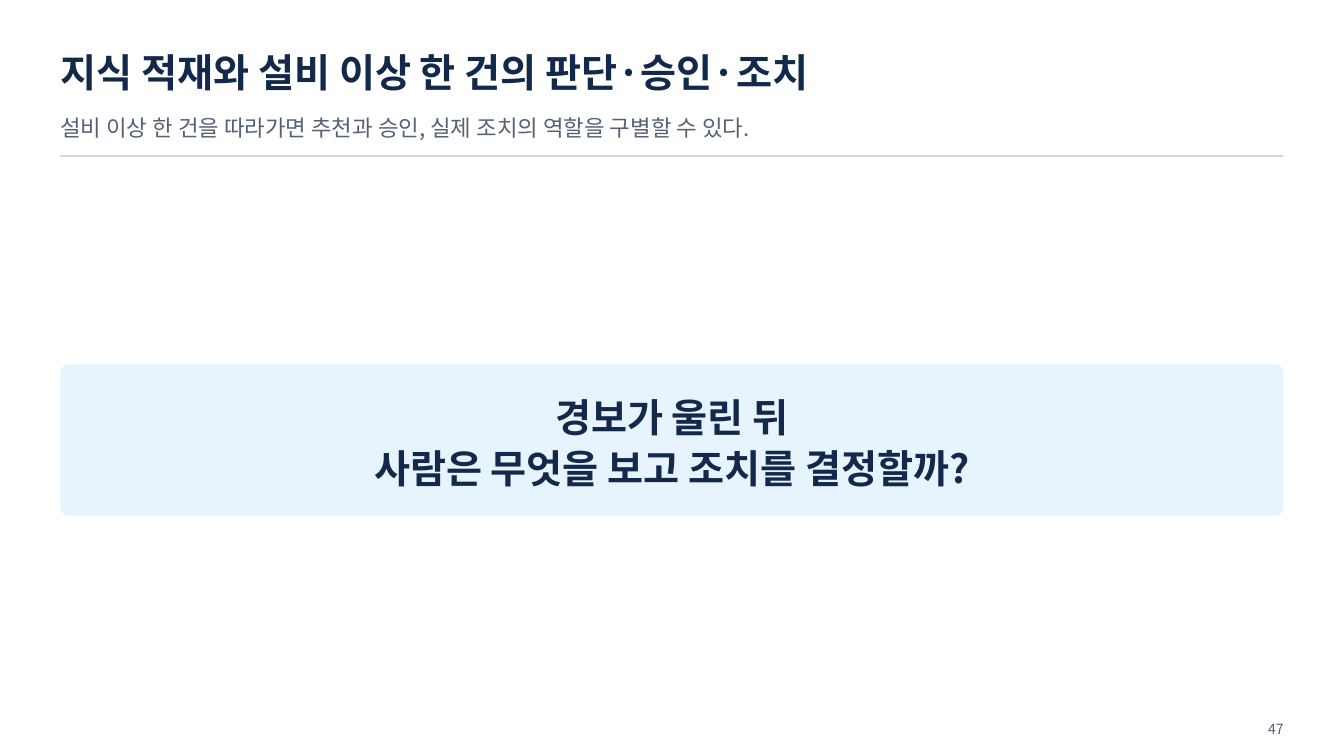
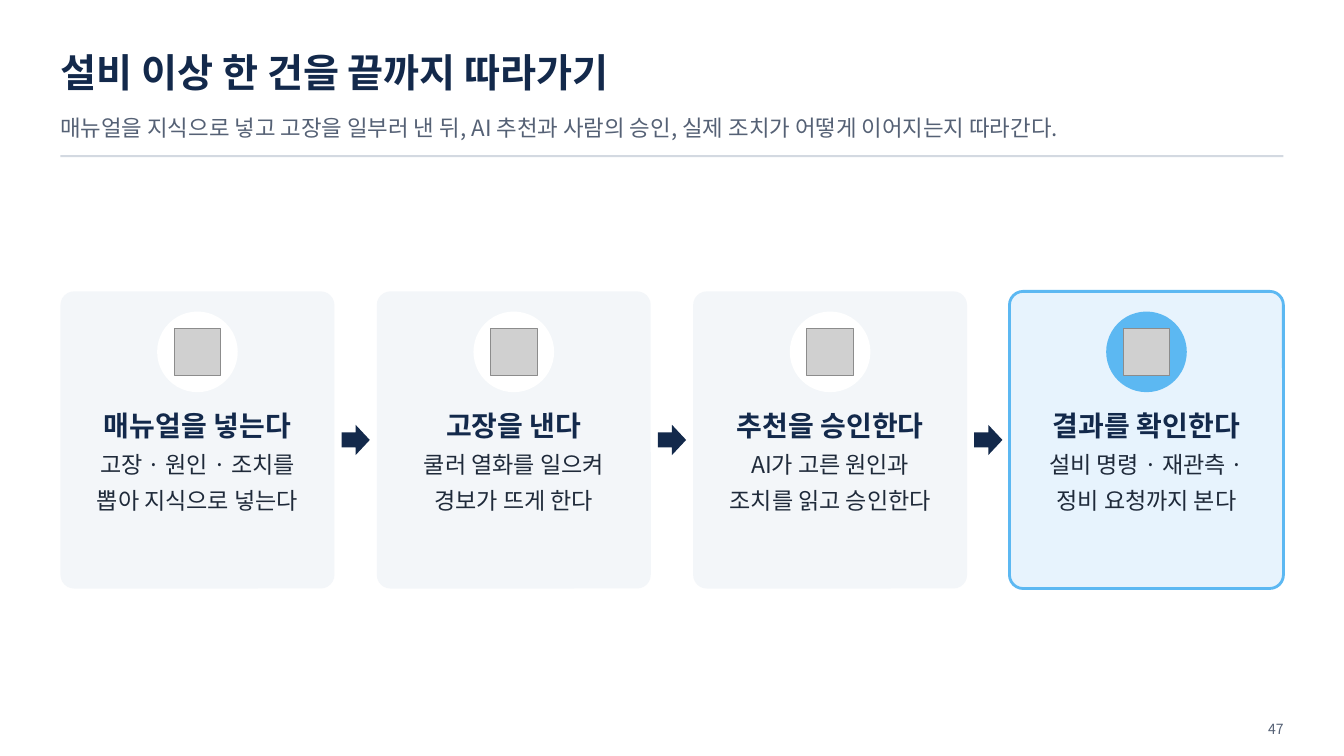
Before and after one commit to uengine-oss/hyd-iot-edu, a slide deck: slide 47 of workspace/강의제작/산출물/통합반/이론/01회차/통합반_01일차.pptx. Drawn at 1344x756 pixels with LibreOffice and Linux fonts; fonts in the diff are those of the drawing; grey boxes stand for pictures. Boxes give left, top, right and bottom in pixels: in the first picture for what was removed or moved away, otherwise in the second. Text is boxed around its words. In the diff, an @@ line names an element or a change of style, - is before the commit and + after.

Commit message:
1회차 이론 덱 01 · 02 · 03편 마무리와 다른 계정 인계: 02편 적대적 검토 15건 반영(사용자 「다 고쳐」 — 관제 자리 · MQTT 방향 · 화면에 없던 말 · 같은 꼴 반복, 새 삽화 5), 03편 재편 「온톨로지란 무엇이고 왜 필요한가」(앞다리 뺌, 무엇 5 · 왜 3 · 쓰이는 법 5 · 있으면 4, 검토 20건 반영, 새 삽화), 덱 87 → 74장 · 확정 PPTX 같은 판(장빼기 · 장교체 · 쪽번호맞춤 · 노트주입), 02편 대본 새 판, 01편 대본 1장 유압 설비 이름만. 지침 대본 S-4(풀 자리 먼저 정하기 · 한 마디 되짚기) · 덱 자료(장 수 바뀌는 고침), 도구 장구간교체 · 장빼기 · 쪽번호맞춤, 작업 폴더를 커밋되는 근거 폴더로(인계). 03편 대본은 옛 판 — 다음 세션이 새로 씀

```diff
--- a/workspace/강의제작/산출물/통합반/이론/01회차/통합반_01일차.pptx
+++ b/workspace/강의제작/산출물/통합반/이론/01회차/통합반_01일차.pptx
@@ text at (x1=60, y1=54, x2=609, y2=91): text changed @@
-지식 적재와 설비 이상 한 건의 판단·승인·조치
+설비 이상 한 건을 끝까지 따라가기
@@ text at (x1=60, y1=117, x2=1058, y2=140): text changed @@
-설비 이상 한 건을 따라가면 추천과 승인, 실제 조치의 역할을 구별할 수 있다.
+매뉴얼을 지식으로 넣고 고장을 일부러 낸 뒤, AI 추천과 사람의 승인, 실제 조치가 어떻게 이어지는지 따라간다.
@@ rounded rectangle resized from (x1=60, y1=365, x2=1284, y2=516) to (x1=60, y1=291, x2=335, y2=589) @@
@@ rounded rectangle at (x1=60, y1=291, x2=335, y2=589): fill #E7F3FD to #F3F6F9 @@
@@ rounded rectangle added at (x1=377, y1=291, x2=651, y2=589), fill #F3F6F9 @@
@@ rounded rectangle added at (x1=694, y1=291, x2=968, y2=589), fill #F3F6F9 @@
@@ rounded rectangle added at (x1=1009, y1=291, x2=1284, y2=589), fill #E7F3FD, outline #5CB8F2 2 pt @@
@@ ellipse added at (x1=157, y1=312, x2=238, y2=392), fill #FFFFFF @@
@@ picture added at (x1=174, y1=329, x2=221, y2=375) @@
@@ ellipse added at (x1=474, y1=312, x2=555, y2=392), fill #FFFFFF @@
@@ picture added at (x1=491, y1=329, x2=537, y2=375) @@
@@ ellipse added at (x1=790, y1=312, x2=871, y2=392), fill #FFFFFF @@
@@ picture added at (x1=807, y1=329, x2=853, y2=375) @@
@@ ellipse added at (x1=1106, y1=312, x2=1187, y2=392), fill #5CB8F2 @@
@@ picture added at (x1=1123, y1=329, x2=1170, y2=375) @@
@@ text added at (x1=97, y1=412, x2=298, y2=511), 16.5 pt, text #1F2A3A @@
+매뉴얼을 넣는다
+고장 · 원인 · 조치를
+뽑아 지식으로 넣는다
@@ text removed at (x1=374, y1=399, x2=970, y2=487) @@
-경보가 울린 뒤
-사람은 무엇을 보고 조치를 결정할까?
@@ text added at (x1=424, y1=412, x2=604, y2=511), 16.5 pt, text #1F2A3A @@
+고장을 낸다
+쿨러 열화를 일으켜
+경보가 뜨게 한다
@@ text added at (x1=730, y1=412, x2=931, y2=511), 16.5 pt, text #1F2A3A @@
+추천을 승인한다
+AI가 고른 원인과
+조치를 읽고 승인한다
@@ text added at (x1=1049, y1=412, x2=1240, y2=511), 16.5 pt, text #1F2A3A @@
+결과를 확인한다
+설비 명령 · 재관측 ·
+정비 요청까지 본다
@@ right arrow added at (x1=342, y1=424, x2=370, y2=455), fill #13294B @@
@@ right arrow added at (x1=658, y1=424, x2=687, y2=455), fill #13294B @@
@@ right arrow added at (x1=974, y1=424, x2=1002, y2=455), fill #13294B @@
```
Also in this commit, not shown: 32 other slides changed, 9 slides added, 22 slides removed, 30 other files.
